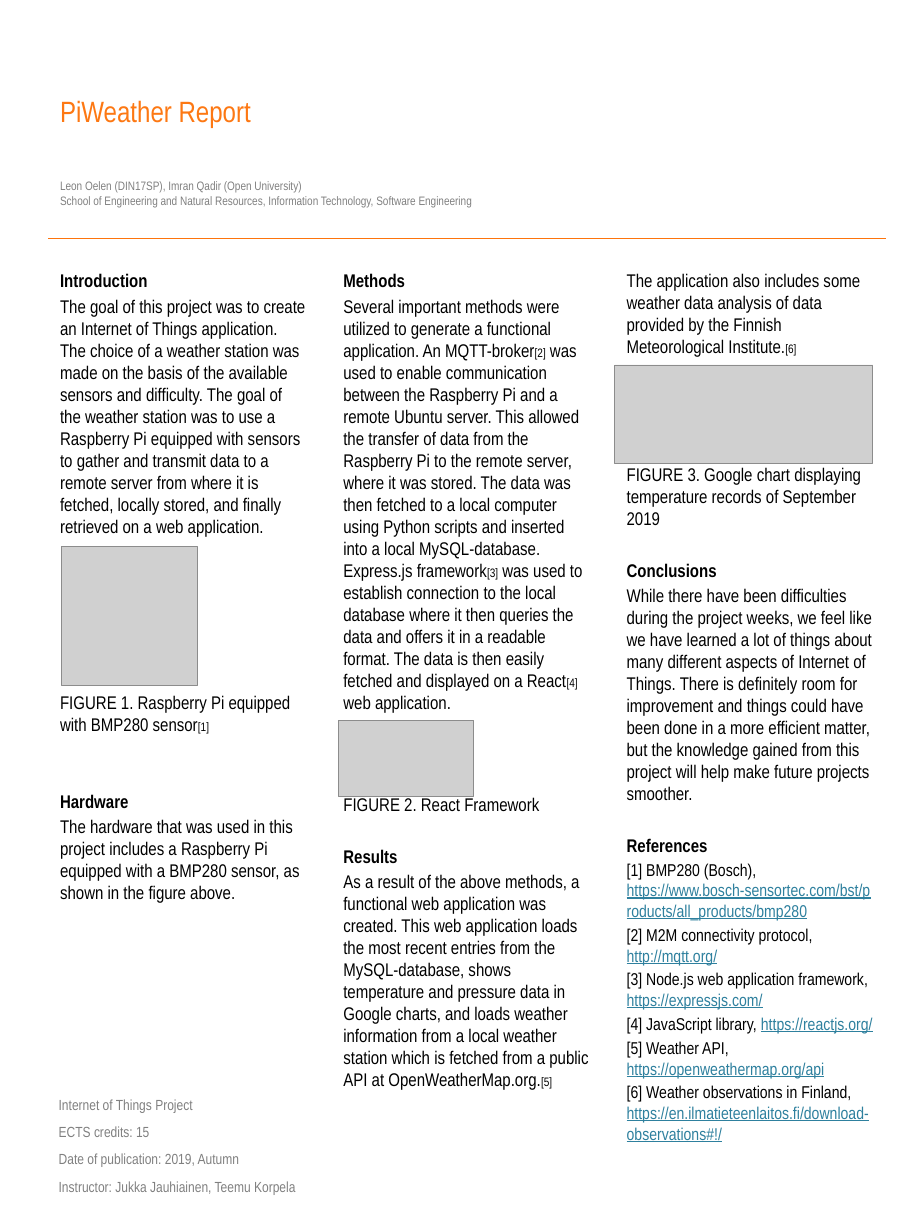
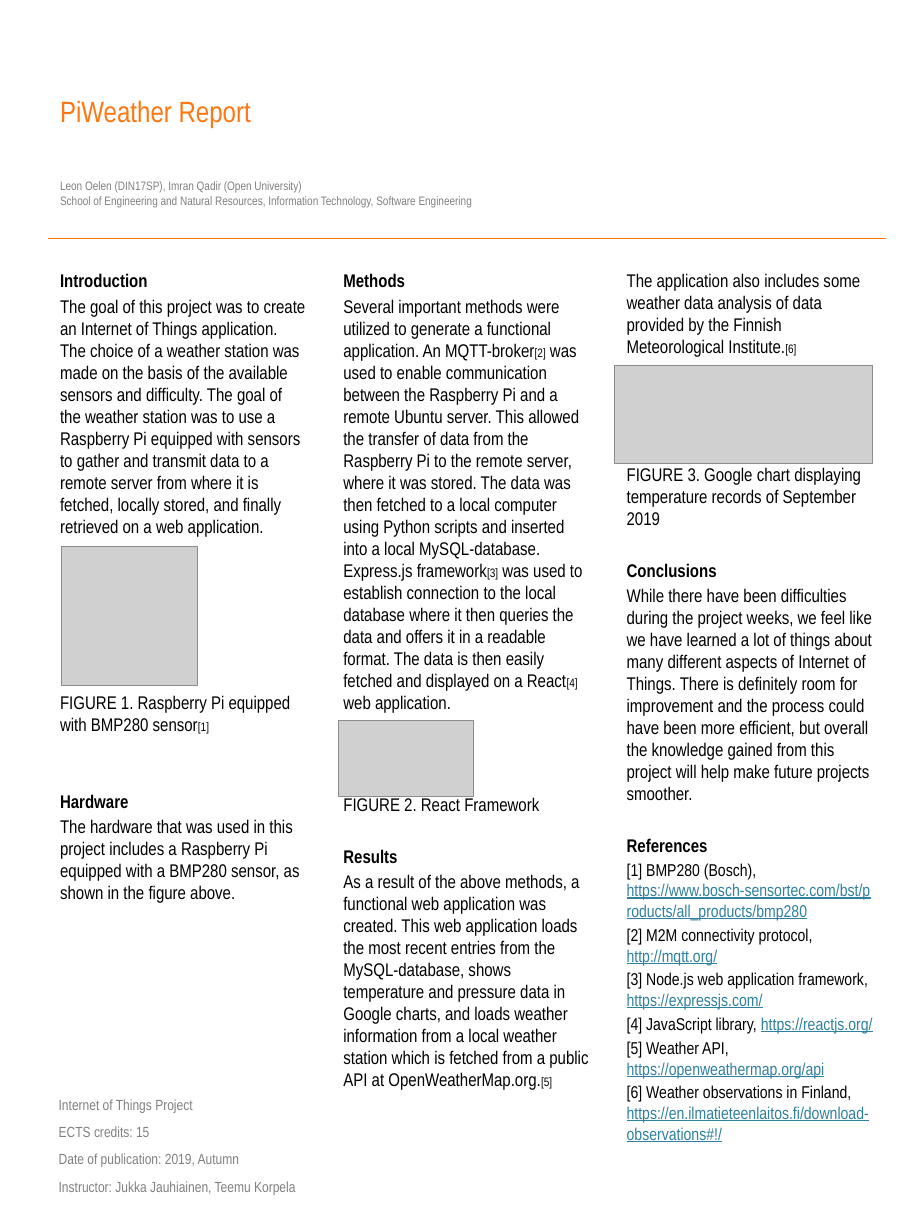
Before and after one commit to leono93/iot-fall-imranleon, a slide deck: slide 1 of project-documentation/poster_leonimran.pptx. Drawn at 924x1232 pixels with LibreOffice and Linux fonts; fonts in the diff are those of the drawing; grey boxes stand for pictures; background and template pictures are left out. Boxes give left, top, right and bottom in pixels: in the first picture for what was removed or moved away, otherwise in the second. Text is boxed around its words. In the diff, an @@ line names an element or a change of style, - is before the commit and + after.

Commit message:
Another poster typo

```diff
--- a/project-documentation/poster_leonimran.pptx
+++ b/project-documentation/poster_leonimran.pptx
@@ text at (627,588,872,800): text changed @@
-While there have been difficulties during the project weeks, we feel like we have learned a lot of things about many different aspects of Internet of Things. There is definitely room for improvement and things could have been done in a more efficient matter, but the knowledge gained from this project will help make future projects smoother.
+While there have been difficulties during the project weeks, we feel like we have learned a lot of things about many different aspects of Internet of Things. There is definitely room for improvement and the process could have been more efficient, but overall the knowledge gained from this project will help make future projects smoother.
```
